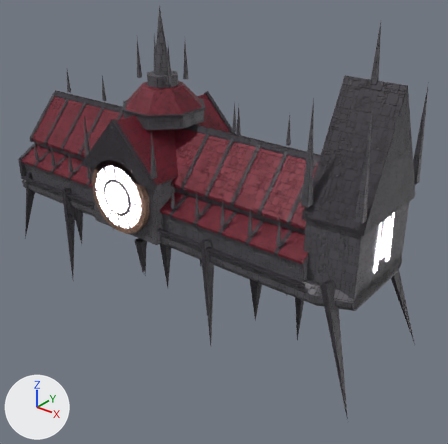
Two versions of the glTF model prototype/test-game/content/ships/arcane_lod1.glb, one commit apart.
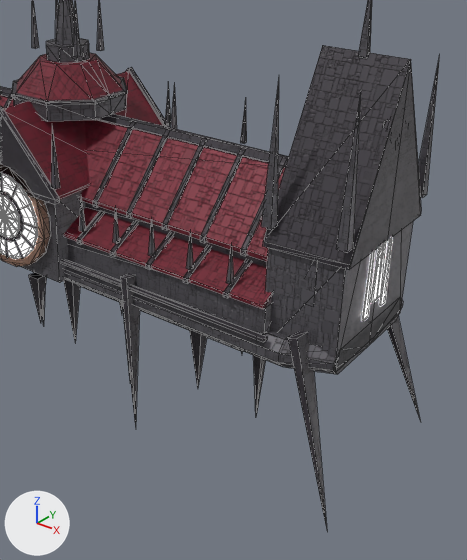
The first picture shows the older version from a 50 mm camera at (18.1, -20.7, 12.9) aimed at (1.5, 0.2, 0.0). The close-ups show the older and then the newer version on the part from 25% to 100% of the width and 10% to 100% of the height of that picture. Only the edits that show in the close-ups are written down. The lights are fixed; the arrows at lower left show +X, +Y and +Z. The close-ups show mesh edges as thin lines. Vertices at exactly the same position are counted once.

Names of what the first close-up shows: 'arcane_lod1_body', 'arcane_lod1_glow'.
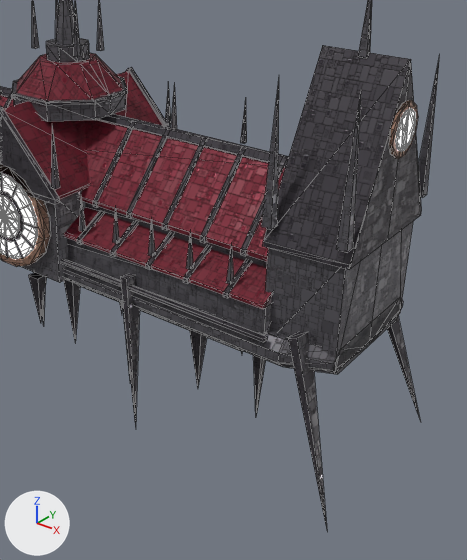
Location of each change, [x1, y1, x2, y2] in pixels of the close-ups (467 x 560 px; the box of a moved part takes in the faces that stretch with it):
'arcane_lod1_glow', reshaped
    before: [0, 174, 392, 321]
    after: [0, 109, 416, 258]
part 1 of me_arcane_lod1_body, moved or reshaped (not visible before)
    after: [389, 100, 418, 159]
part 2 of me_arcane_lod1_glow, moved or reshaped (not visible before)
    after: [396, 109, 416, 151]
part 3 of me_arcane_lod1_glow, deleted
    before: [362, 238, 392, 321]

What the commit changed:
me_arcane_lod1_body has 1202 vertices, 1882 faces and spans x -10.9..10.4, y -3.4..3.4, z -5.8..9.9.
me_arcane_lod1_body is used by ob_arcane_lod1_body; location (0.0, 0.0, 0.0).
me_arcane_lod1_body part 1: the loose piece of 28 vertices spanning x 9.5..9.7, y -0.7..0.7, z 5.3..6.7 is moved by (0.2, 0.0, 0.0).
me_arcane_lod1_glow is used by ob_arcane_lod1_glow; location (0.0, 0.0, 0.0).
me_arcane_lod1_glow had 252 vertices, 444 faces and spanned x -10.9..9.7, y -3.3..3.3, z -0.4..6.5.
me_arcane_lod1_glow now has 204 vertices, 372 faces and spans x -10.9..9.9, y -3.3..3.3, z -0.4..6.5.
me_arcane_lod1_glow part 2: the loose piece of 28 vertices spanning x 9.7, y -0.5..0.5, z 5.5..6.5 is moved by (0.2, 0.0, 0.0).
me_arcane_lod1_glow part 3: 6 loose pieces with 48 vertices, spanning x -10.5..9.7, y -2.1..2.1, z 0.6..5.3, are deleted.
